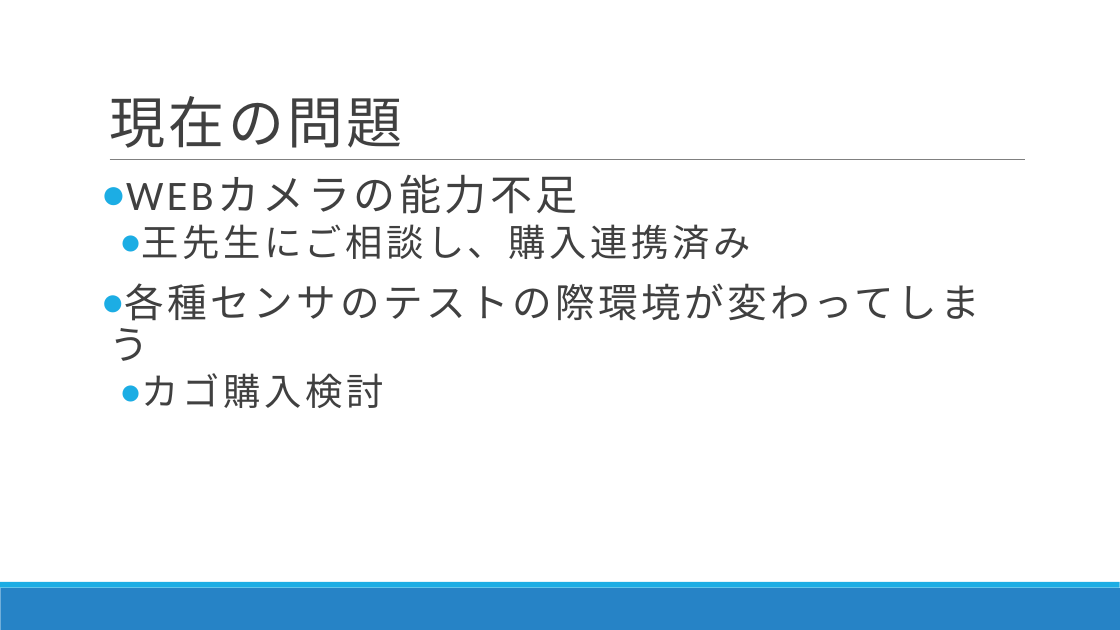
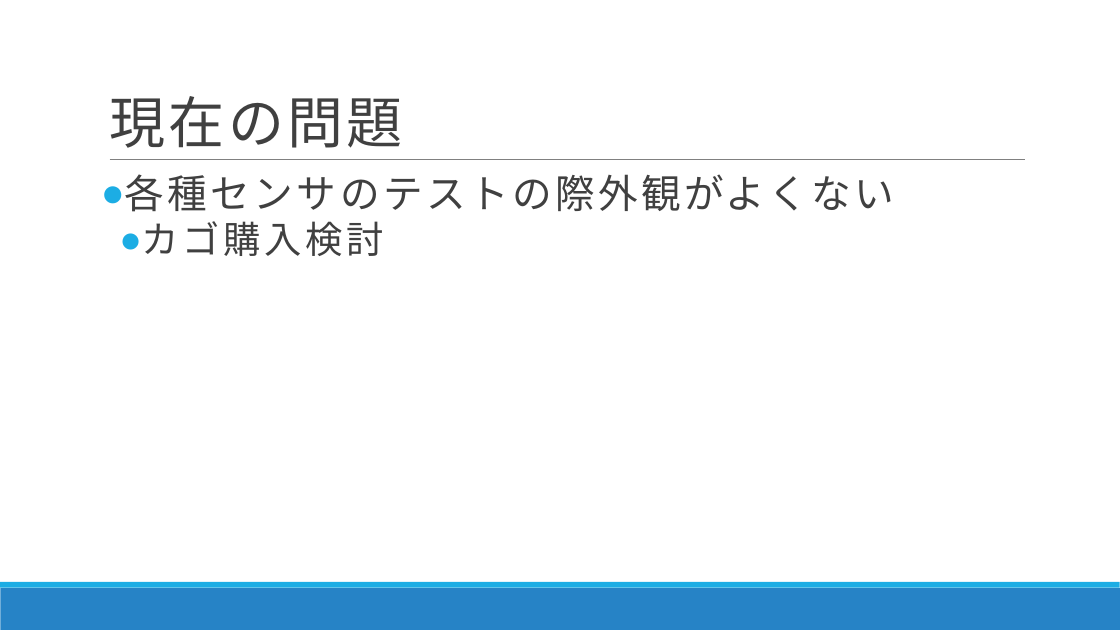
Before and after one commit to DJ956/YoloBarcodeReader, a slide deck: slide 6 of プレゼン/RapidCart20191202.pptx. Drawn at 1120x630 pixels with LibreOffice and Linux fonts; fonts in the diff are those of the drawing. Boxes give left, top, right and bottom in pixels: in the first picture for what was removed or moved away, otherwise in the second. Text is boxed around its words. In the diff, an @@ line names an element or a change of style, - is before the commit and + after.

Commit message:
スライド問題点修正

```diff
--- a/プレゼン/RapidCart20191202.pptx
+++ b/プレゼン/RapidCart20191202.pptx
@@ text at (125, 174, 895, 212): text changed @@
-● WEBカメラの能力不足
-  ● 王先生にご相談し、購入連携済み
-● 各種センサのテストの際環境が変わってしまう
+● 各種センサのテストの際外観がよくない
```
